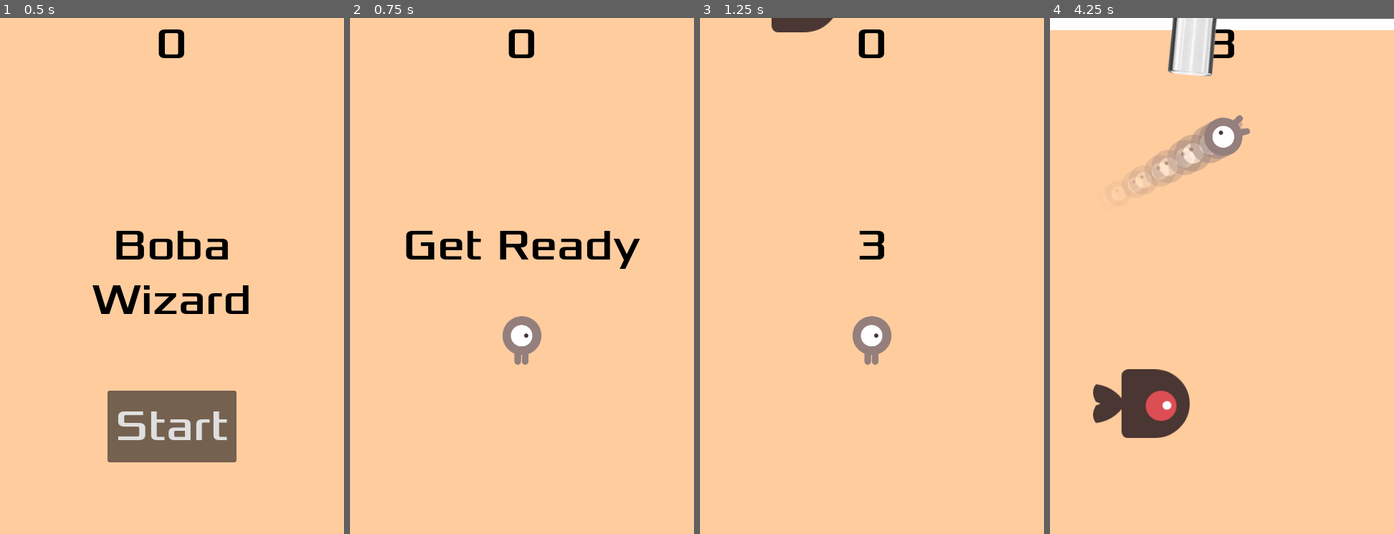
Above: before the commit, frames 1-4 (left to right).
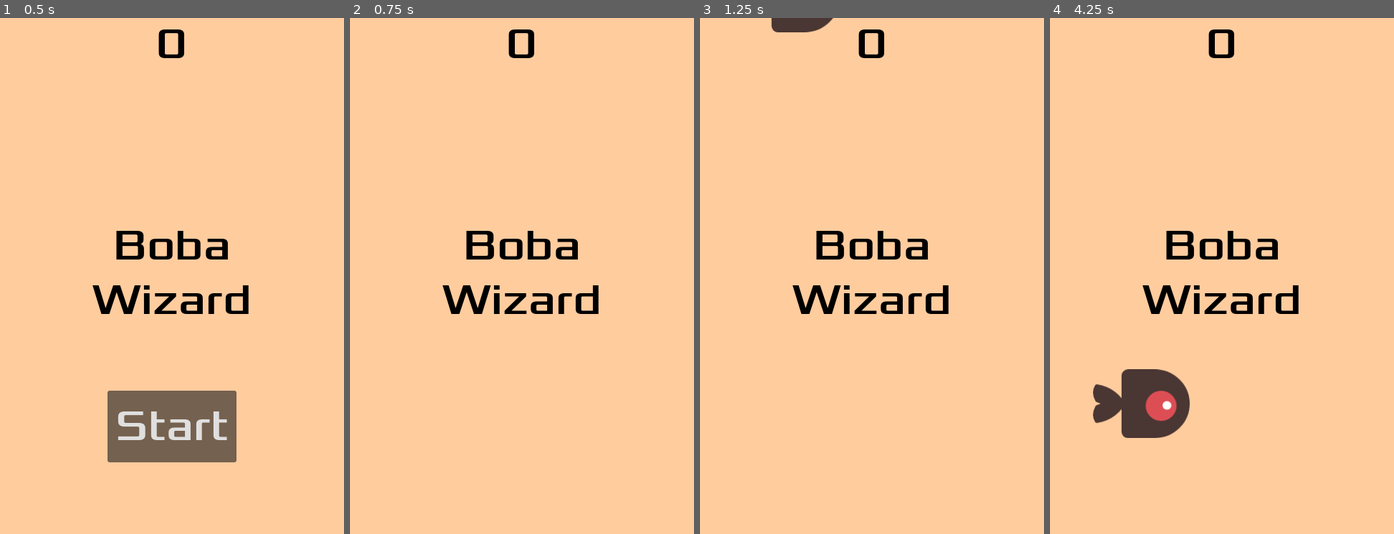
Above: after the commit, the same moments.

Repository: PaulThomasRowe/boba-tea-wizardry
Game: Godot game, scene res://main.tscn
Same seed, same stepped clock (60 frames per second), same inputs: the game is played once before the commit and once after it. Sound files missing from this copy of the repository are replaced by a short silence.
Inputs:
- Up to frame 1 (0.5 s): no input
- Up to frame 2 (0.75 s): click "Start" at 0.5 s
- Up to frame 3 (1.25 s): no input
- Up to frame 4 (4.25 s): hold D (move_right) 1.28-2.03 s; tap F (test_immunity) at 1.35, 2.85 s; hold S (move_down) 2.03-2.78 s; tap G (test_speed) at 2.1, 3.6 s; hold D (move_right) 2.78-3.53 s; hold W (move_up) from 3.53 s (still down)

Frame 1 is identical in both runs. In frame 2, 3.5% of the frame differs, in the area x 16-85%, y 41-68%; in frame 3, 2.7%; in frame 4, 7.6%, in the area x 0-100%, y 0-58%.
Error after the commit: Attempt to call function 'start' in base 'null instance' on a null instance. (res://main.gd:39)

Commit message:
issue #1: Adds fish sprite and star emit

Diff:
--- a/player.gd
+++ b/player.gd
@@ -24,6 +24,7 @@
 var milk_tea_level: Control
 
 func _ready():
+	$Trail.show_behind_parent
 	hide()
 
 func _process(delta):
@@ -60,13 +61,18 @@
 		position.y = clamp(position.y, mtl_rect.position.y, mtl_rect.end.y)
 
 	if velocity.x != 0:
-		$AnimatedSprite2D.animation = &"right"
+		$AnimatedSprite2D.animation = &"default"
 		$AnimatedSprite2D.flip_v = false
 		$Trail.rotation = 0
-		$AnimatedSprite2D.flip_h = velocity.x < 0
+		$Trail.visible = true
+		#$AnimatedSprite2D.flip_h = velocity.x < 0
 	elif velocity.y != 0:
-		$AnimatedSprite2D.animation = &"up"
+		$AnimatedSprite2D.animation = &"default"
 		rotation = PI if velocity.y > 0 else 0
+		$Trail.visible = true
+	else:
+		$Trail.visible = false
+
 
 func calculate_rotation(rotation_direction, delta):
 	var player_rotation_modifier = player_base_movement_modifier
--- a/player.tscn
+++ b/player.tscn
@@ -1,33 +1,22 @@
-[gd_scene load_steps=13 format=3 uid="uid://b4wpmqp05t6cu"]
+[gd_scene load_steps=14 format=3 uid="uid://4vwrqjegqwpj"]
 
 [ext_resource type="Script" path="res://player.gd" id="1"]
-[ext_resource type="Texture2D" uid="uid://ftkxr8r4qghp" path="res://art/playerGrey_walk1.png" id="2"]
-[ext_resource type="Texture2D" uid="uid://couyhcegeihme" path="res://art/playerGrey_walk2.png" id="3"]
-[ext_resource type="Texture2D" uid="uid://b4yyoafu8bi0q" path="res://art/playerGrey_up1.png" id="4"]
-[ext_resource type="Texture2D" uid="uid://bko65a0nd66st" path="res://art/playerGrey_up2.png" id="5"]
+[ext_resource type="Texture2D" uid="uid://bac0fah1mlarl" path="res://art/FishyWizard_move_1.png" id="2_oxw8l"]
+[ext_resource type="Texture2D" uid="uid://d4l47jgr5fofb" path="res://art/FishyWizard_move_2.png" id="3_2dqo8"]
+[ext_resource type="Texture2D" uid="uid://ba15v24abmcmk" path="res://art/Stars_2.png" id="5_lbigg"]
+[ext_resource type="Texture2D" uid="uid://c2hslc4hgtw0h" path="res://art/Stars_3.png" id="6_wlgvi"]
 
-[sub_resource type="SpriteFrames" id="1"]
+[sub_resource type="SpriteFrames" id="SpriteFrames_b65n8"]
 animations = [{
 "frames": [{
 "duration": 1.0,
-"texture": ExtResource("2")
+"texture": ExtResource("2_oxw8l")
 }, {
 "duration": 1.0,
-"texture": ExtResource("3")
+"texture": ExtResource("3_2dqo8")
 }],
 "loop": true,
-"name": &"right",
-"speed": 5.0
-}, {
-"frames": [{
-"duration": 1.0,
-"texture": ExtResource("4")
-}, {
-"duration": 1.0,
-"texture": ExtResource("5")
-}],
-"loop": true,
-"name": &"up",
+"name": &"default",
 "speed": 5.0
 }]
 
@@ -36,7 +25,7 @@
 height = 68.0
 
 [sub_resource type="Gradient" id="3"]
-colors = PackedColorArray(1, 1, 1, 0.501961, 1, 1, 1, 0)
+colors = PackedColorArray(0.238743, 0.304476, 0.677973, 0.501961, 0.273853, 0.000363483, 0.880816, 0)
 
 [sub_resource type="GradientTexture1D" id="4"]
 gradient = SubResource("3")
@@ -50,26 +39,36 @@
 
 [sub_resource type="ParticleProcessMaterial" id="7"]
 gravity = Vector3(0, 0, 0)
+scale_min = 0.0
+scale_max = 0.5
 scale_curve = SubResource("6")
 color_ramp = SubResource("4")
+
+[sub_resource type="AnimatedTexture" id="AnimatedTexture_re3uw"]
+frames = 3
+frame_0/texture = ExtResource("5_lbigg")
+frame_1/texture = ExtResource("5_lbigg")
+frame_1/duration = 1.0
+frame_2/texture = ExtResource("6_wlgvi")
+frame_2/duration = 1.0
 
 [node name="Player" type="Area2D"]
 z_index = 10
 script = ExtResource("1")
 
 [node name="AnimatedSprite2D" type="AnimatedSprite2D" parent="."]
-scale = Vector2(0.5, 0.5)
-sprite_frames = SubResource("1")
-animation = &"right"
+rotation = 4.71239
+scale = Vector2(0.1, 0.1)
+sprite_frames = SubResource("SpriteFrames_b65n8")
 
 [node name="CollisionShape2D" type="CollisionShape2D" parent="."]
 shape = SubResource("2")
 
 [node name="Trail" type="GPUParticles2D" parent="."]
 z_index = -1
-amount = 10
+amount = 7
 process_material = SubResource("7")
-texture = ExtResource("2")
+texture = SubResource("AnimatedTexture_re3uw")
 speed_scale = 2.0
 
 [connection signal="body_entered" from="." to="." method="_on_body_entered"]
